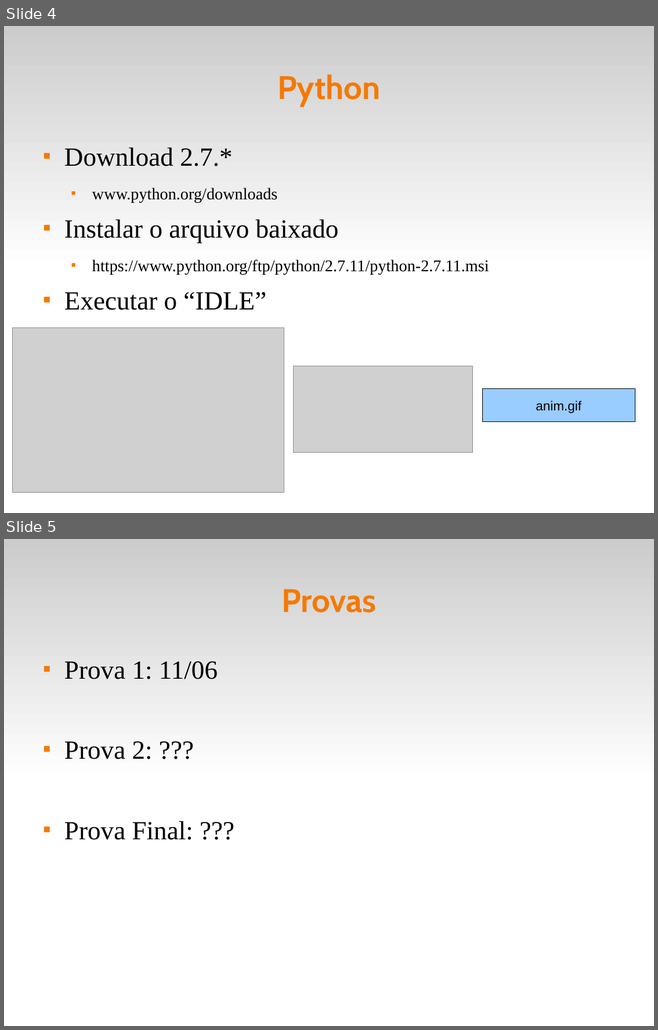
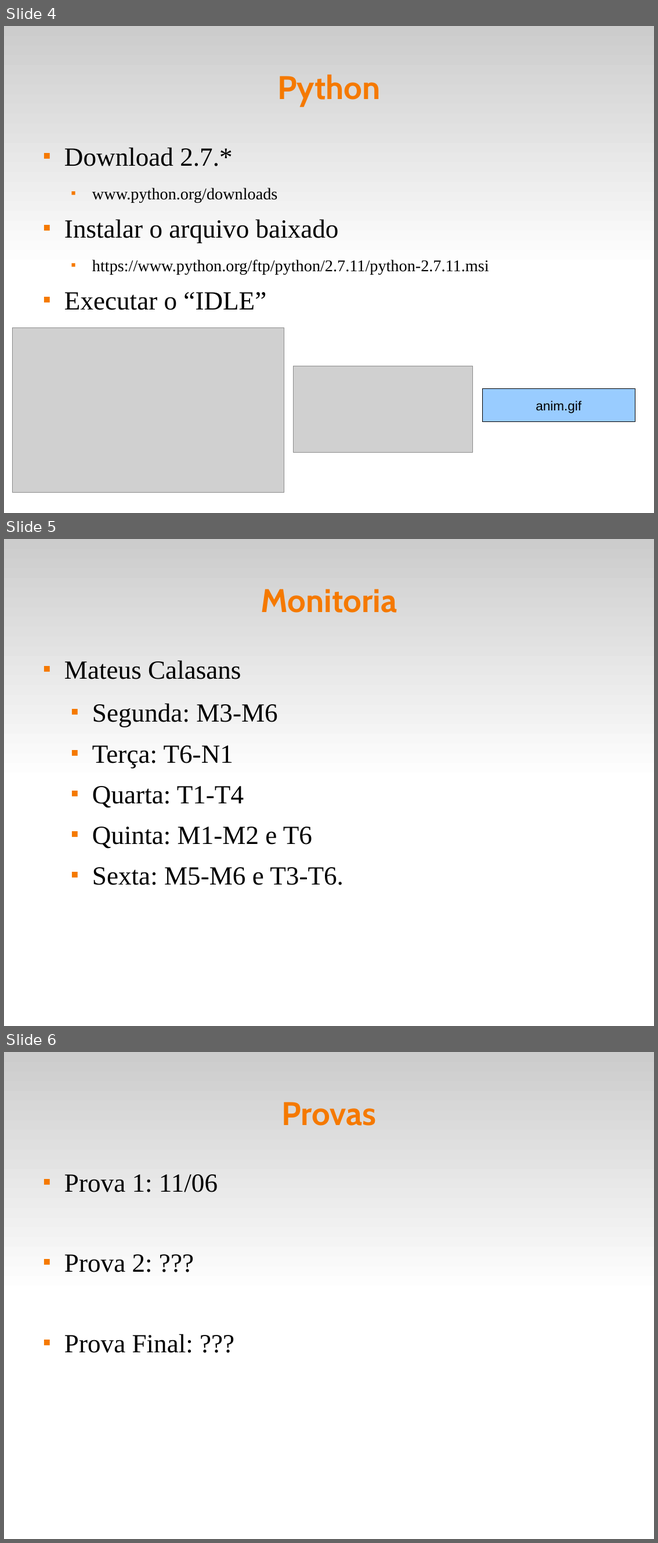
Before and after one commit to fsantanna-uerj/IPD, a slide deck: slides/ipd-00.odp. Shown one above the other, each under a label of ours: slides 4 and 5 before the commit, slides 4, 5 and 6 after it. The pictures are 658x1030 and 658x1543 pixels, drawn with LibreOffice and Linux fonts; fonts in the diff are those of the drawing; grey boxes stand for pictures. Boxes give left, top, right and bottom in pixels: in the first picture for what was removed or moved away, otherwise in the second. Text is boxed around its words. In the diff, an @@ line names an element or a change of style, - is before the commit and + after.

```diff
--- a/slides/ipd-00.odp
+++ b/slides/ipd-00.odp
@@ slide 5 added at bbox=[4, 539, 654, 1026], background #FFFFFF; not listed: 1 template element that a slide beside it also shows @@
@@ title added at bbox=[261, 589, 397, 613], 40 pt, text #F57900, bold @@
+Monitoria
@@ text added at bbox=[64, 660, 343, 885], 32 pt, text #000000 @@
+■ Mateus Calasans
+  ■ Segunda: M3-M6
+  ■ Terça: T6-N1
+  ■ Quarta: T1-T4
+  ■ Quinta: M1-M2 e T6
+  ■ Sexta: M5-M6 e T3-T6.
@@ what was slide 5 is now slide 6 @@
```
Also in this commit, not shown: 1 other file.
